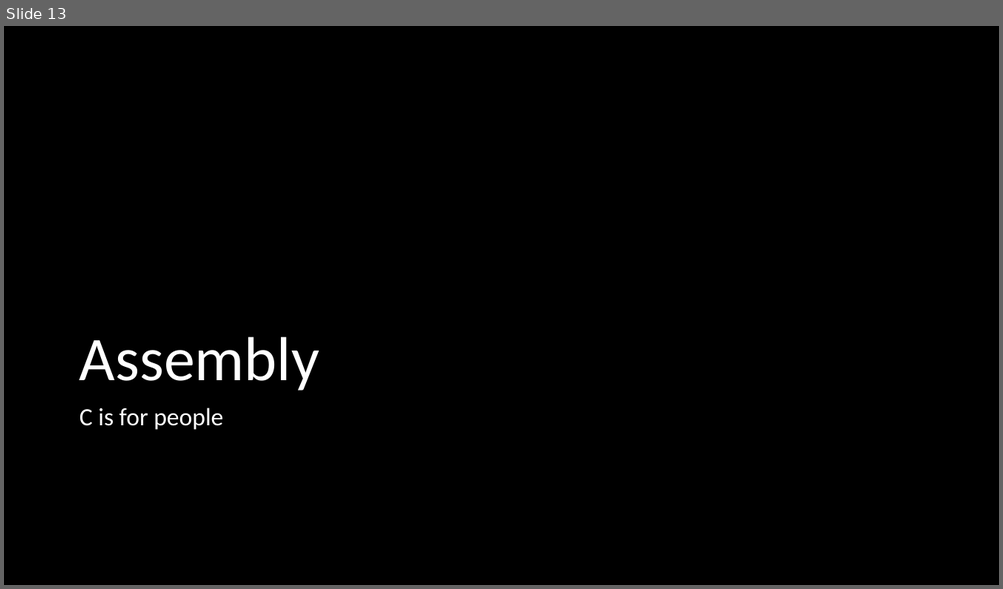
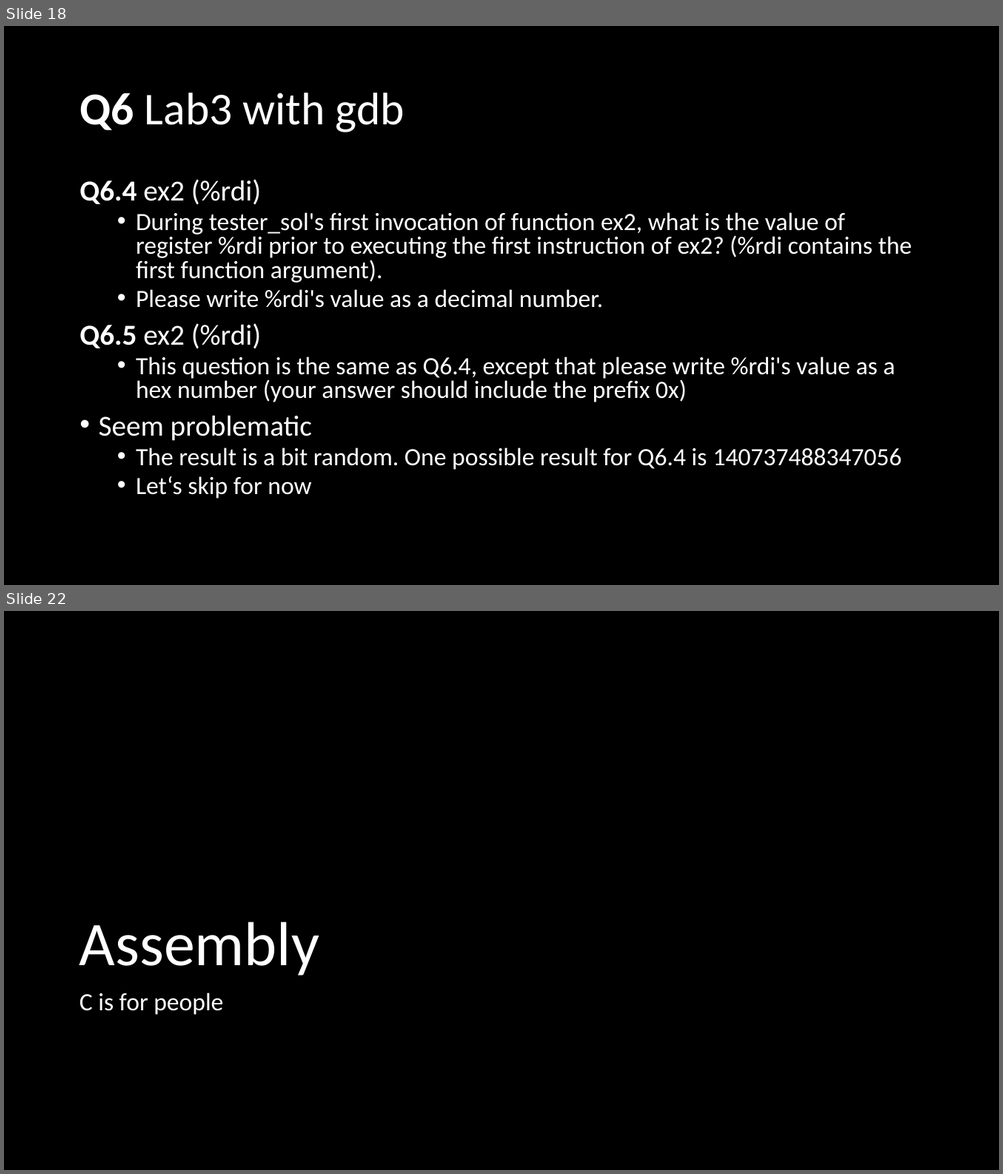
Before and after one commit to NYU-CSO/nyu-cso.github.io, a slide deck: rec-notes/r07.pptx. Shown one above the other, each under a label of ours: slide 13 before the commit, slides 18 and 22 after it; the slides between them are not shown. The pictures are 1003x589 and 1003x1174 pixels, drawn with LibreOffice and Linux fonts; fonts in the diff are those of the drawing. Boxes give left, top, right and bottom in pixels: in the first picture for what was removed or moved away, otherwise in the second. Text is boxed around its words. In the diff, an @@ line names an element or a change of style, - is before the commit and + after.

```diff
--- a/rec-notes/r07.pptx
+++ b/rec-notes/r07.pptx
@@ slide 18 added at <box>4,26,999,585</box>, background #000000 @@
@@ title added at <box>79,93,404,133</box>, 44 pt, text #FFFFFF @@
+Q6 Lab3 with gdb
@@ text added at <box>79,179,912,499</box>, 24 pt, text #FFFFFF @@
+Q6.4 ex2 (%rdi)
+  • During tester_sol's first invocation of function ex2, what is the value of register %rdi prior to executing the first instruction of ex2? (%rdi contains the first function argument).
+  • Please write %rdi's value as a decimal number.
+Q6.5 ex2 (%rdi)
+  • This question is the same as Q6.4, except that please write %rdi's value as a hex number (your answer should include the prefix 0x)
+• Seem problematic
+  • The result is a bit random. One possible result for Q6.4 is 140737488347056
+  • Let‘s skip for now
@@ what was slide 13 is now slide 22 @@
```
Also in this commit, not shown: 16 slides changed, 24 other slides added, 9 slides removed, 1 other file.
